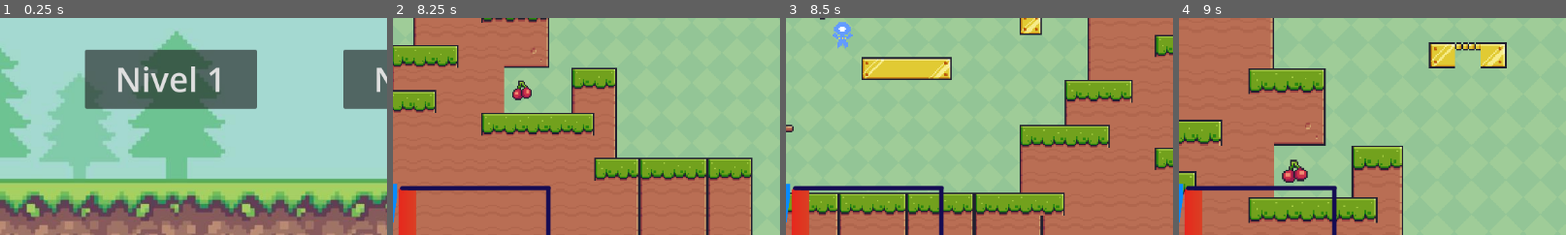
Above: before the commit, frames 1-4 (left to right).
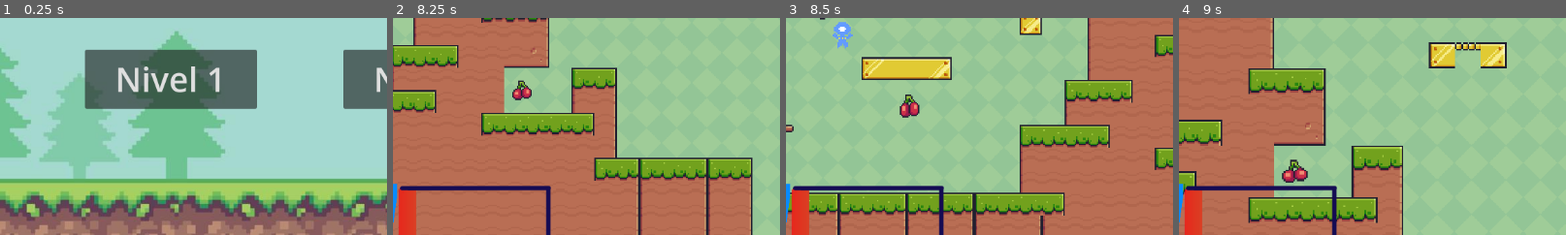
Above: after the commit, the same moments.

Repository: Kafstinolli/Danger-Dash
Game: Godot game, scene res://Scenes/Menu.tscn
Same seed, same stepped clock (60 frames per second), same inputs: the game is played once before the commit and once after it.
Inputs:
- Up to frame 1 (0.25 s): no input
- Up to frame 2 (8.25 s): click "Nivel 1" at 0.5 s; hold Right (right) 1.28-2.78 s; tap C (Recorrido) every 2.25 s from 1.35 to 8.1 s; tap Space (jump) at 1.52, 2.27, 3.77, 4.52, 5.27, 6.77, 7.52 s; tap R (zoomIn) at 2.1, 4.35, 6.6 s; hold Left (left) 2.78-3.53 s; tap T (zoomOut) at 2.85, 5.1, 7.35 s; hold Right (right) 3.53-5.03 s; hold Left (left) 5.03-5.78 s; hold Right (right) 5.78-6.53 s; hold Left (left) 6.53-8.03 s; hold Right (right) from 8.03 s (still down)
- Up to frame 3 (8.5 s): keep holding Right (right); tap Space (jump) at 8.27 s
- Up to frame 4 (9 s): keep holding Right (right); tap R (zoomIn) at 8.85 s
The pictures show only the part of the screen within x 11-61%, y 42-92%; the shares and areas given below are measured in that part.

Frames 1-2 are identical in both runs. In frame 3, 0.4% of the frame differs, in the area x 29-35%, y 35-46%; in frame 4, nothing differs.
Error after the commit: Invalid assignment of property or key 'playing' with value of type 'bool' on a base object of type 'null instance'. (res://Scenes/collectible.gd:14)

Commit message:
Implementado 'AudioManager' como singleton para manejar música y efectos. Eliminados audios duplicados de los niveles y actualizadas referencias en 'coleccionable.tscn' y 'menu.gd'.

Diff:
--- a/Scenes/collectible.gd
+++ b/Scenes/collectible.gd
@@ -1,12 +1,15 @@
 # Este script se usa para detectar cuando el personaje toca un área (por ejemplo, una moneda o ítem).
 extends Area2D
 
-# Referencia al texto donde se muestran los puntos (aunque aquí no se usa directamente).
-@onready var points_label: Label = %PointsLabel
+var coin_sound
+
+func _ready():
+	coin_sound = get_node("/root/Node/CoinSound")
 
 # Esta función se ejecuta cuando otro cuerpo (body) entra en el área.
 func _on_body_entered(body: Node2D) -> void:
 	if (body.name == "CharacterBody2D"):
 		# Si el objeto que entra es el jugador:
 		SingleGameManager.add_puntos() # Llama al método que suma puntos.
+		coin_sound.playing = true
 		queue_free()  # Elimina este objeto de la escena (la cereza desaparece).
--- a/Scenes/menu.gd
+++ b/Scenes/menu.gd
@@ -2,13 +2,19 @@
 extends Node
 
 var ui_node
+var musica_fondo
 
 func _ready():
 	ui_node = get_node("/root/Ui")
 	ui_node.hide()
 
+	# Referencia a la música de fondo en la escena UI
+	musica_fondo = get_node("/root/Ui/GameAudio")
+	musica_fondo.stop()  # Detiene la música mientras se está en el menú
+
 func _exit_tree():
 	ui_node.show()
+	musica_fondo.play()  # Reanuda la música al salir del menú
 
 func _on_nivel_1_pressed() -> void:
 	# Se ejecuta cuando el botón "Nivel 1" es presionado.
--- a/Scenes/ui.tscn
+++ b/Scenes/ui.tscn
@@ -6,6 +6,8 @@
 [ext_resource type="Texture2D" uid="uid://dtupmd4tnlc2w" path="res://Assets/Marco.png" id="4_mmixe"]
 [ext_resource type="Texture2D" uid="uid://brfaa7mtjvpan" path="res://Assets/Gradient.png" id="5_nt8jn"]
 [ext_resource type="Texture2D" uid="uid://dmdpueikaskj4" path="res://Assets/Jumps.png" id="6_g0wmg"]
+[ext_resource type="AudioStream" uid="uid://77tu2jx431nx" path="res://Audio/fondo.mp3" id="7_ryf15"]
+[ext_resource type="AudioStream" uid="uid://dvdg2jo2ff853" path="res://Audio/Coin.wav" id="8_mmixe"]
 
 [sub_resource type="AtlasTexture" id="AtlasTexture_p8b2h"]
 atlas = ExtResource("1_m78vo")
@@ -208,3 +210,10 @@
 offset_bottom = 18.0
 theme_override_font_sizes/font_size = 30
 text = "0"
+
+[node name="GameAudio" type="AudioStreamPlayer" parent="."]
+stream = ExtResource("7_ryf15")
+autoplay = true
+
+[node name="CoinSound" type="AudioStreamPlayer" parent="."]
+stream = ExtResource("8_mmixe")
Not shown: 1 places in Scenes/ui.tscn that only renumber resources
